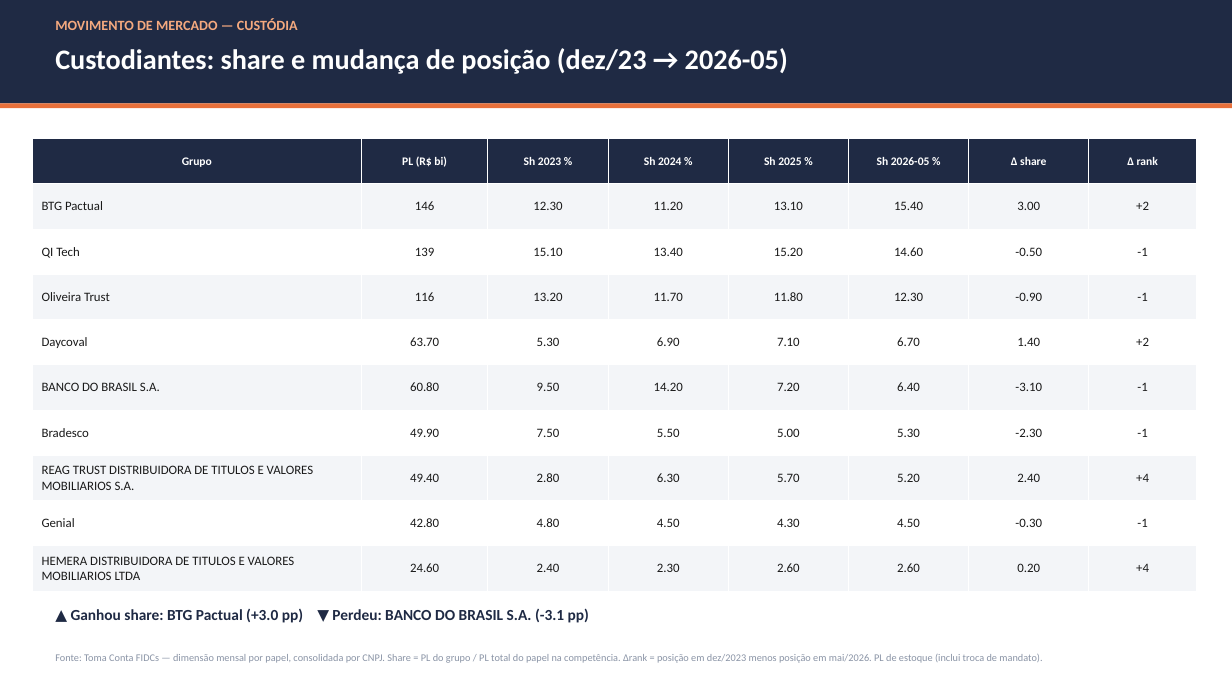
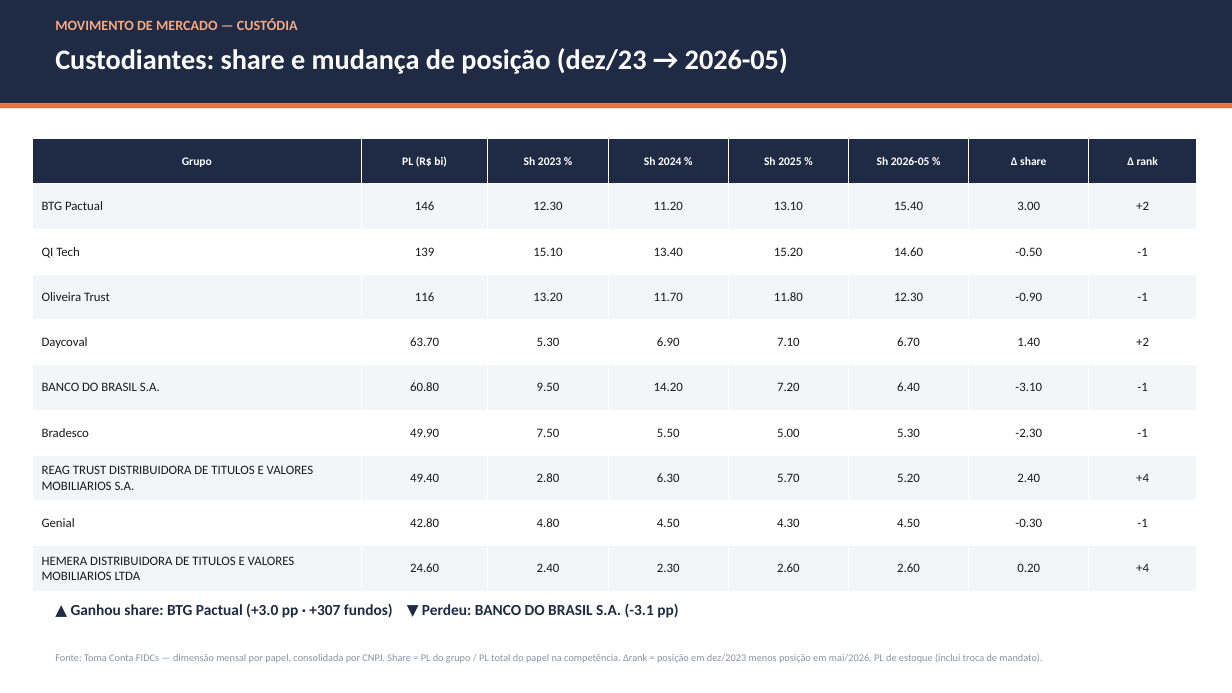
Before and after one commit to abalroar/fidc, a slide deck: slide 9 of outputs/Industria_FIDC_2026-05.pptx. Drawn at 1232x693 pixels with LibreOffice and Linux fonts; fonts in the diff are those of the drawing. Boxes give left, top, right and bottom in pixels: in the first picture for what was removed or moved away, otherwise in the second. Text is boxed around its words. In the diff, an @@ line names an element or a change of style, - is before the commit and + after.

```diff
--- a/outputs/Industria_FIDC_2026-05.pptx
+++ b/outputs/Industria_FIDC_2026-05.pptx
@@ text at (x1=71, y1=603, x2=678, y2=618): text changed @@
-▲ Ganhou share: BTG Pactual (+3.0 pp) ▼ Perdeu: BANCO DO BRASIL S.A. (-3.1 pp)
+▲ Ganhou share: BTG Pactual (+3.0 pp · +307 fundos) ▼ Perdeu: BANCO DO BRASIL S.A. (-3.1 pp)
```
Also in this commit, not shown: 3 other slides changed, 1 slide added, 3 other files.
